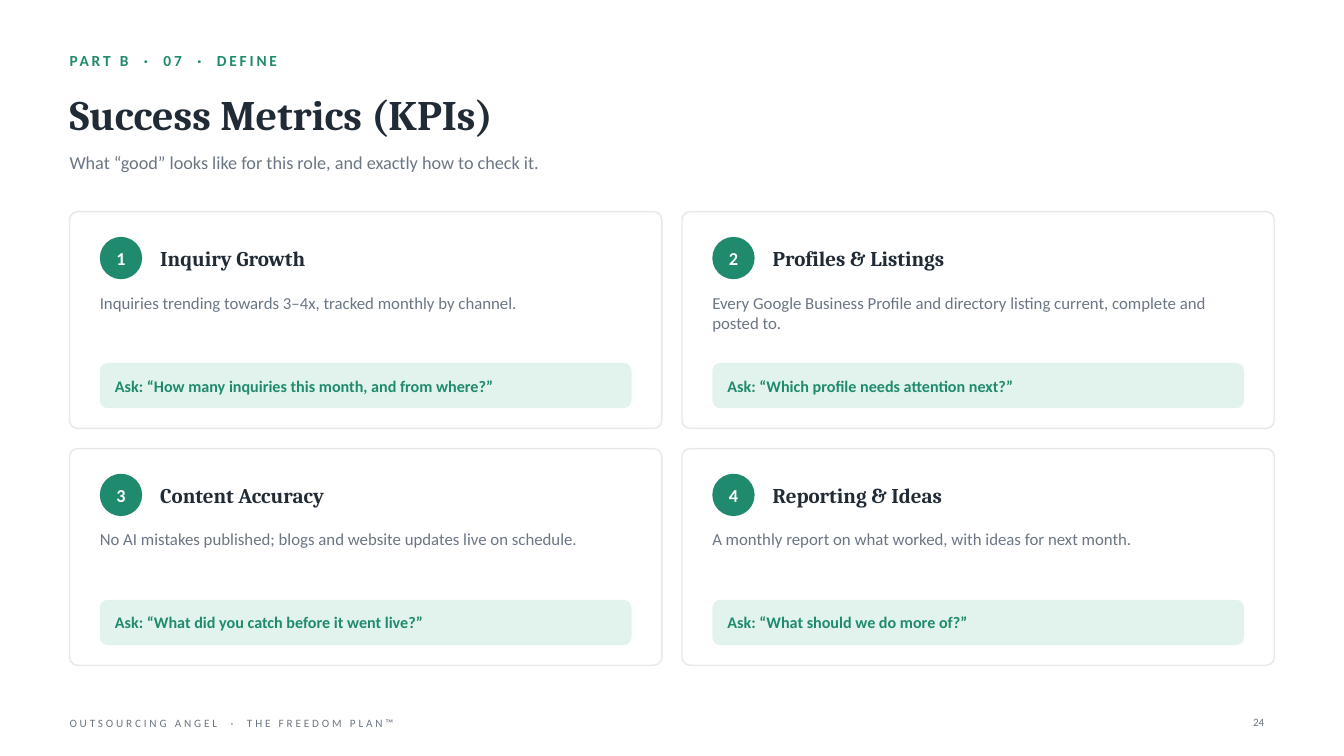
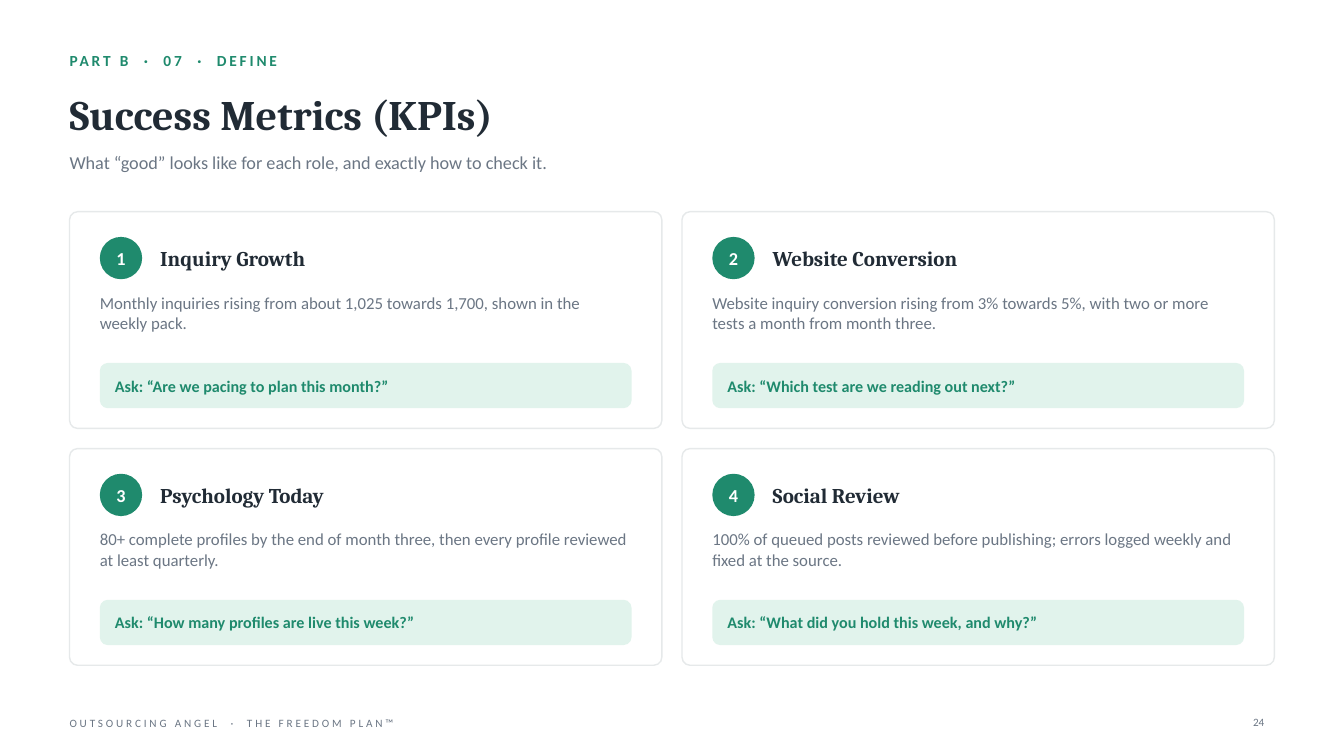
Before and after one commit to gail-gif/OA, a slide deck: slide 24 of Jennifer_Olivares_Freedom_Plan.pptx. Drawn at 1344x756 pixels with LibreOffice and Linux fonts; fonts in the diff are those of the drawing. Boxes give left, top, right and bottom in pixels: in the first picture for what was removed or moved away, otherwise in the second. Text is boxed around its words. In the diff, an @@ line names an element or a change of style, - is before the commit and + after.

```diff
--- a/Jennifer_Olivares_Freedom_Plan.pptx
+++ b/Jennifer_Olivares_Freedom_Plan.pptx
@@ text at [70, 156, 547, 172]: text changed @@
-What “good” looks like for this role, and exactly how to check it.
+What “good” looks like for each role, and exactly how to check it.
@@ text at [773, 251, 957, 266]: text changed @@
-Profiles & Listings
+Website Conversion
@@ text at [100, 297, 580, 332]: text changed @@
-Inquiries trending towards 3–4x, tracked monthly by channel.
+Monthly inquiries rising from about 1,025 towards 1,700, shown in the weekly pack.
@@ text at [712, 297, 1208, 329]: text changed @@
-Every Google Business Profile and directory listing current, complete and posted to.
+Website inquiry conversion rising from 3% towards 5%, with two or more tests a month from month three.
@@ text at [115, 380, 388, 395]: text changed @@
-Ask: “How many inquiries this month, and from where?”
+Ask: “Are we pacing to plan this month?”
@@ text at [727, 380, 1015, 395]: text changed @@
-Ask: “Which profile needs attention next?”
+Ask: “Which test are we reading out next?”
@@ text at [160, 488, 324, 508]: text changed @@
-Content Accuracy
+Psychology Today
@@ text at [773, 488, 900, 503]: text changed @@
-Reporting & Ideas
+Social Review
@@ text at [100, 533, 627, 569]: text changed @@
-No AI mistakes published; blogs and website updates live on schedule.
+80+ complete profiles by the end of month three, then every profile reviewed at least quarterly.
@@ text at [712, 533, 1231, 566]: text changed @@
-A monthly report on what worked, with ideas for next month.
+100% of queued posts reviewed before publishing; errors logged weekly and fixed at the source.
@@ text at [115, 616, 415, 631]: text changed @@
-Ask: “What did you catch before it went live?”
+Ask: “How many profiles are live this week?”
@@ text at [727, 616, 1037, 631]: text changed @@
-Ask: “What should we do more of?”
+Ask: “What did you hold this week, and why?”
```
Also in this commit, not shown: 27 other slides changed, 6 other files.
